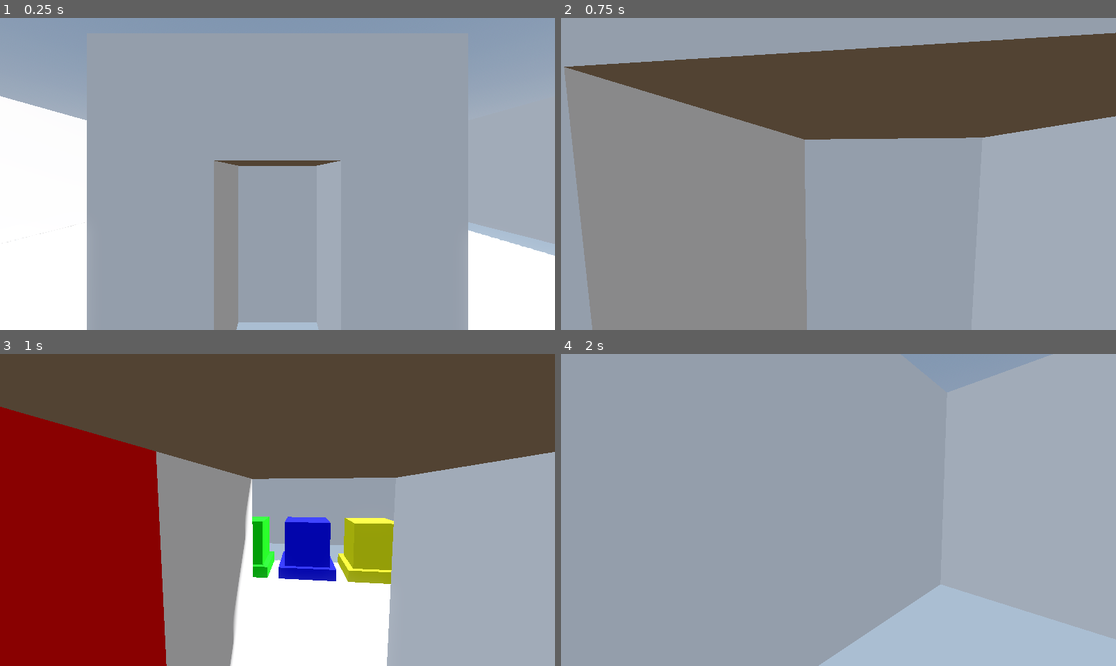
Above: before the commit, frames 1-4 (two rows, left to right).
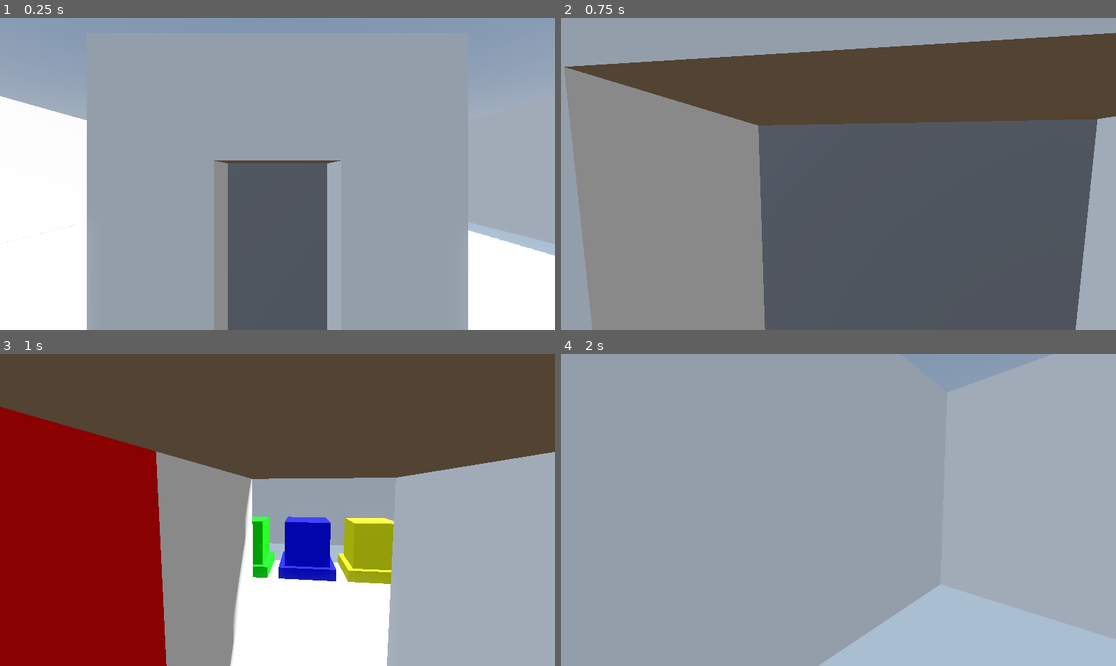
Above: after the commit, the same moments.

Repository: GriffinQ518/ProjectHouse
Game: Godot game, scene res://PrototypeScene/prototype.tscn
The game is run twice, just before and just after one commit, with the same random seed, the same clock (stepped at 60 frames per second) and the same inputs. The project has no main scene, so this scene is started directly.
Inputs (mouse positions are in pixels of both pictures, inside the frame that each line leads up to):
- Up to frame 1 (0.25 s): no input
- Up to frame 2 (0.75 s): tap Enter at 0.5 s; move the mouse to (832, 180) at 0.52 s; hold W (move_forward) from 0.53 s (still down); hold Right mouse button (put_down) from 0.53 s (still down)
- Up to frame 3 (1 s): keep holding W (move_forward); keep holding Right mouse button (put_down)
- Up to frame 4 (2 s): keep holding W (move_forward); move the mouse to (877, 513) at 1.27 s; release Right mouse button (put_down) at 1.28 s; click (877, 513) at 1.35 s; right-click (877, 513) at 1.55 s

The runs differ from the first frame. In frame 1, 9.6% of the frame differs, in the area x 41-59%, y 46-100%; in frame 2, 39%, in the area x 35-97%, y 32-100%; in frame 3, nothing differs; in frame 4, nothing differs.

Commit message:
Initial implementation of pedestal mechanic, fixed area 2 portal and window mechanics.

Diff:
--- a/PrototypeScene/box_moveable.gd
+++ b/PrototypeScene/box_moveable.gd
@@ -1,3 +1,4 @@
 extends RigidBody3D
+class_name box_moveable
 
 @export var pedestal_ID: int
--- /dev/null
+++ b/PrototypeScene/pedestal_static.gd
@@ -0,0 +1,12 @@
+extends Area3D
+
+@export var pedestal_ID: int
+
+func _on_body_entered(body: Node3D) -> void:
+	var box = body as box_moveable
+
+	if (box != null) && (box.pedestal_ID == pedestal_ID):
+		$HologramMesh.transparency = 0
+		box = null
+		body.queue_free()
+	pass
--- a/PrototypeScene/pedestal_static.tscn
+++ b/PrototypeScene/pedestal_static.tscn
@@ -1,5 +1,6 @@
 [gd_scene format=3 uid="uid://ct58c8wac0qc5"]
 
+[ext_resource type="Script" uid="uid://cgf0kvkoo0xn5" path="res://PrototypeScene/pedestal_static.gd" id="1_0gbta"]
 [ext_resource type="Material" uid="uid://7l010hnolqtf" path="res://PrototypeScene/static.tres" id="1_bs3ok"]
 
 [sub_resource type="BoxMesh" id="BoxMesh_4jwe4"]
@@ -9,7 +10,10 @@
 [sub_resource type="BoxShape3D" id="BoxShape3D_5gvvo"]
 size = Vector3(1.2520142, 0.2520752, 1.251831)
 
-[node name="PedestalStatic" type="StaticBody3D" unique_id=2143746165]
+[node name="PedestalStatic" type="Area3D" unique_id=1779890439]
+collision_layer = 2
+collision_mask = 13
+script = ExtResource("1_0gbta")
 
 [node name="PedestalMesh" type="MeshInstance3D" parent="." unique_id=358200012]
 transform = Transform3D(1.25, 0, 0, 0, 0.25, 0, 0, 0, 1.25, 0, 0, 0)
@@ -27,3 +31,5 @@
 [node name="PedestalCollision" type="CollisionShape3D" parent="." unique_id=324082538]
 transform = Transform3D(1, 0, 0, 0, 1, 0, 0, 0, 1, 0.0005187988, 0.0017700195, -0.0004272461)
 shape = SubResource("BoxShape3D_5gvvo")
+
+[connection signal="body_entered" from="." to="." method="_on_body_entered"]
--- a/PrototypeScene/portal.tscn
+++ b/PrototypeScene/portal.tscn
@@ -3,6 +3,8 @@
 [ext_resource type="Script" uid="uid://djklaoc2hryx" path="res://PrototypeScene/portal.gd" id="1_tsg0a"]
 
 [sub_resource type="BoxShape3D" id="BoxShape3D_1dhld"]
+
+[sub_resource type="BoxMesh" id="BoxMesh_tsg0a"]
 
 [node name="Portal" type="Area3D" unique_id=732458010]
 script = ExtResource("1_tsg0a")
@@ -10,4 +12,9 @@
 [node name="PortalCollision" type="CollisionShape3D" parent="." unique_id=1644078783]
 shape = SubResource("BoxShape3D_1dhld")
 
+[node name="MeshInstance3D" type="MeshInstance3D" parent="." unique_id=91395943]
+transparency = 1.0
+cast_shadow = 0
+mesh = SubResource("BoxMesh_tsg0a")
+
 [connection signal="body_entered" from="." to="." method="_on_body_entered"]
--- a/PrototypeScene/prototype.tscn
+++ b/PrototypeScene/prototype.tscn
@@ -222,7 +222,6 @@
 stencil_mode = 3
 stencil_flags = 1
 stencil_compare = 2
-stencil_reference = 3
 
 [sub_resource type="StandardMaterial3D" id="StandardMaterial3D_fagjx"]
 resource_local_to_scene = true
@@ -232,24 +231,30 @@
 stencil_mode = 3
 stencil_flags = 1
 stencil_compare = 2
-stencil_reference = 4
+stencil_reference = 2
 
 [sub_resource type="StandardMaterial3D" id="StandardMaterial3D_328m6"]
 resource_local_to_scene = true
+stencil_mode = 3
+stencil_flags = 2
+stencil_reference = 2
+
+[sub_resource type="StandardMaterial3D" id="StandardMaterial3D_lx5p2"]
+resource_local_to_scene = true
 albedo_color = Color(0, 0, 1, 1)
 ao_enabled = true
 
-[sub_resource type="StandardMaterial3D" id="StandardMaterial3D_lx5p2"]
+[sub_resource type="StandardMaterial3D" id="StandardMaterial3D_jxjq5"]
 resource_local_to_scene = true
 albedo_color = Color(0, 0, 1, 1)
 ao_enabled = true
 
-[sub_resource type="StandardMaterial3D" id="StandardMaterial3D_jxjq5"]
+[sub_resource type="StandardMaterial3D" id="StandardMaterial3D_vpsp4"]
 resource_local_to_scene = true
 albedo_color = Color(1, 1, 0, 1)
 ao_enabled = true
 
-[sub_resource type="StandardMaterial3D" id="StandardMaterial3D_vpsp4"]
+[sub_resource type="StandardMaterial3D" id="StandardMaterial3D_5xpnw"]
 resource_local_to_scene = true
 albedo_color = Color(1, 1, 0, 1)
 ao_enabled = true
@@ -465,6 +470,7 @@
 
 [node name="PedestalStatic2" parent="FirstArea" unique_id=1981217200 instance=ExtResource("7_sgqbn")]
 transform = Transform3D(1, 0, 0, 0, 1, 0, 0, 0, 1, -1.5, 0.125, -5)
+pedestal_ID = 1
 
 [node name="PedestalMesh" parent="FirstArea/PedestalStatic2" index="0" unique_id=358200012]
 material_override = SubResource("StandardMaterial3D_vy7in")
@@ -539,6 +545,7 @@
 [node name="BoxMoveable" parent="SecondArea" unique_id=125676284 instance=ExtResource("8_liekf")]
 transform = Transform3D(1, 0, 0, 0, 1, 0, 0, 0, 1, -5, 0.5, 0)
 collision_mask = 2
+pedestal_ID = 1
 
 [node name="BoxMesh" parent="SecondArea/BoxMoveable" index="1" unique_id=270462626]
 material_override = SubResource("StandardMaterial3D_pf1ak")
@@ -559,6 +566,11 @@
 material_override = SubResource("StandardMaterial3D_fagjx")
 offset = Vector3(-16, 0, 0)
 
+[node name="Window" parent="SecondArea" unique_id=33587433 instance=ExtResource("4_my86y")]
+transform = Transform3D(4.371139e-08, -0.2, -8.742278e-08, -1, -8.742278e-09, 0, -3.821371e-15, 1.7484556e-08, -1, 1.75, 1, 0)
+material_override = SubResource("StandardMaterial3D_328m6")
+cast_shadow = 0
+
 [node name="ThirdArea" type="Node3D" parent="." unique_id=1827661962]
 
 [node name="Statics" type="Node3D" parent="ThirdArea" unique_id=1737047549]
--- a/player.gd
+++ b/player.gd
@@ -104,6 +104,7 @@
 			collider.set_deferred("disabled", false)
 			pickup.reparent(original_parent)
 			pickup.global_position = result.position
+			pickup = null
 		should_put_down = false
 	var direction = Vector3.ZERO
 
Not shown, added: PrototypeScene/pedestal_static.gd.uid
Not shown: 2 places in PrototypeScene/prototype.tscn that only renumber resources
